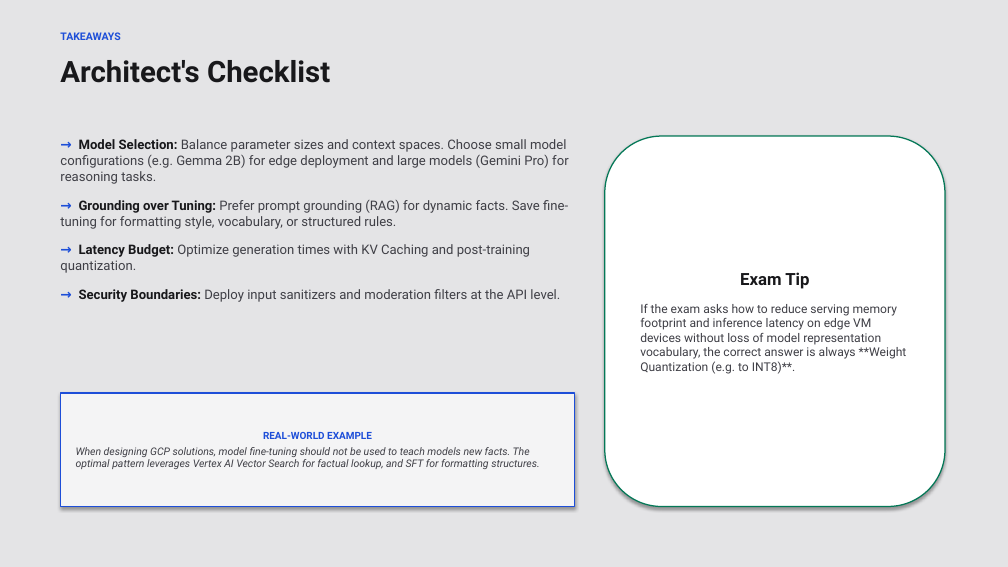
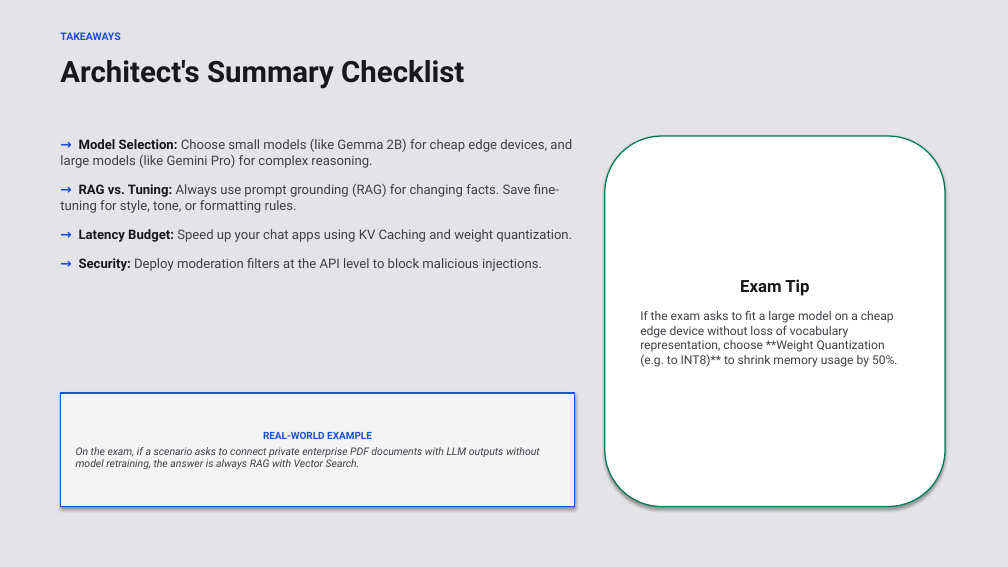
Before and after one commit to Bethana86/gcp-ml-training-hub, a slide deck: slide 12 of llm-presentation/Introduction_to_LLM.pptx. Drawn at 1008x567 pixels with LibreOffice and Linux fonts; fonts in the diff are those of the drawing. Boxes give left, top, right and bottom in pixels: in the first picture for what was removed or moved away, otherwise in the second. Text is boxed around its words. In the diff, an @@ line names an element or a change of style, - is before the commit and + after.

```diff
--- a/llm-presentation/Introduction_to_LLM.pptx
+++ b/llm-presentation/Introduction_to_LLM.pptx
@@ text at [60, 60, 464, 89]: text changed @@
-Architect's Checklist
+Architect's Summary Checklist
@@ text at [60, 139, 572, 271]: text changed @@
-→ Model Selection: Balance parameter sizes and context spaces. Choose small model configurations (e.g. Gemma 2B) for edge deployment and large models (Gemini Pro) for reasoning tasks.
-→ Grounding over Tuning: Prefer prompt grounding (RAG) for dynamic facts. Save fine-tuning for formatting style, vocabulary, or structured rules.
-→ Latency Budget: Optimize generation times with KV Caching and post-training quantization.
-→ Security Boundaries: Deploy input sanitizers and moderation filters at the API level.
+→ Model Selection: Choose small models (like Gemma 2B) for cheap edge devices, and large models (like Gemini Pro) for complex reasoning.
+→ RAG vs. Tuning: Always use prompt grounding (RAG) for changing facts. Save fine-tuning for style, tone, or formatting rules.
+→ Latency Budget: Speed up your chat apps using KV Caching and weight quantization.
+→ Security: Deploy moderation filters at the API level to block malicious injections.
@@ text in rounded rectangle at [640, 311, 898, 367]: text changed @@
-If the exam asks how to reduce serving memory footprint and inference latency on edge VM devices without loss of model representation vocabulary, the correct answer is always **Weight Quantization (e.g. to INT8)**.
+If the exam asks to fit a large model on a cheap edge device without loss of vocabulary representation, choose **Weight Quantization (e.g. to INT8)** to shrink memory usage by 50%.
@@ text in rectangle at [76, 447, 540, 469]: text changed @@
-When designing GCP solutions, model fine-tuning should not be used to teach models new facts. The optimal pattern leverages Vertex AI Vector Search for factual lookup, and SFT for formatting structures.
+On the exam, if a scenario asks to connect private enterprise PDF documents with LLM outputs without model retraining, the answer is always RAG with Vector Search.
```
Also in this commit, not shown: 21 other slides changed, 2 other files.
